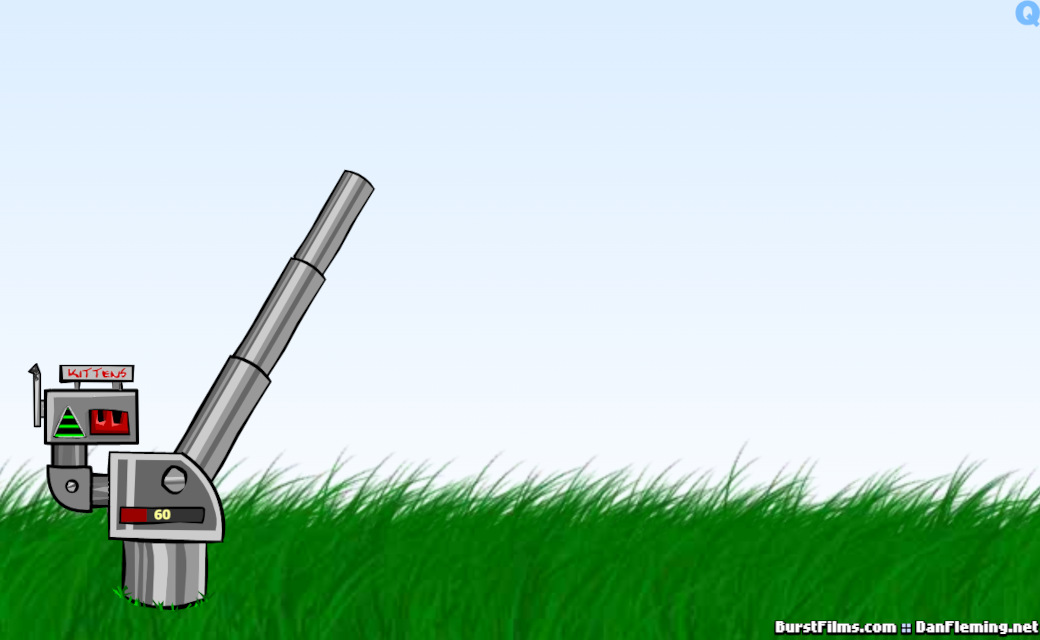
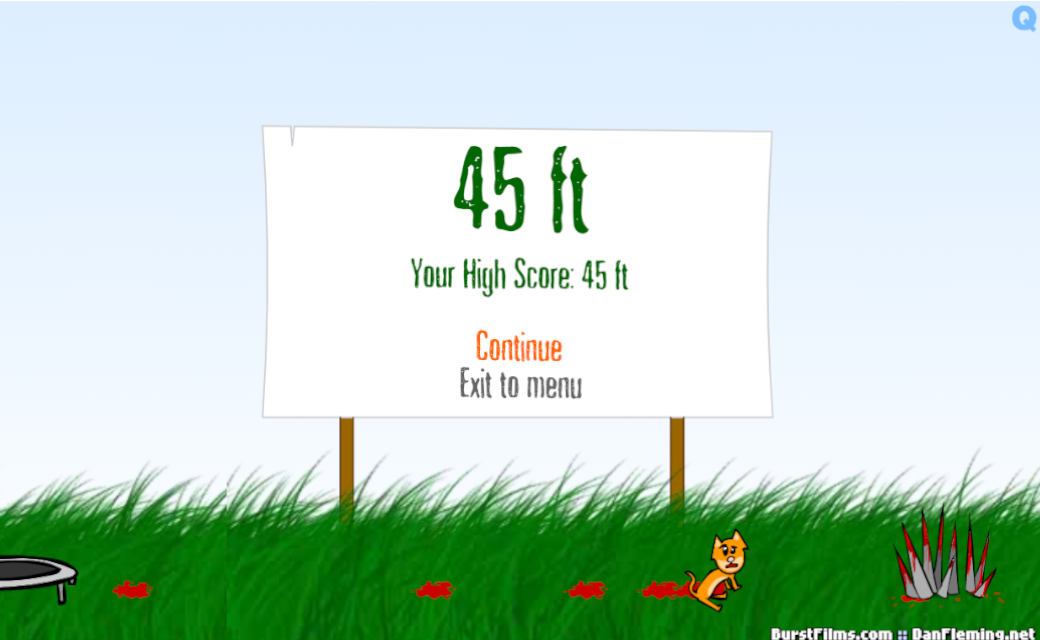
Two versions of the same layered image (1040×640). Layer-by-layer changes:
added layer "game_over" above "cannon_0deg.png" over [0,1,1040,640]
hid "cannon_60deg.png" over [0,0,1040,640]
